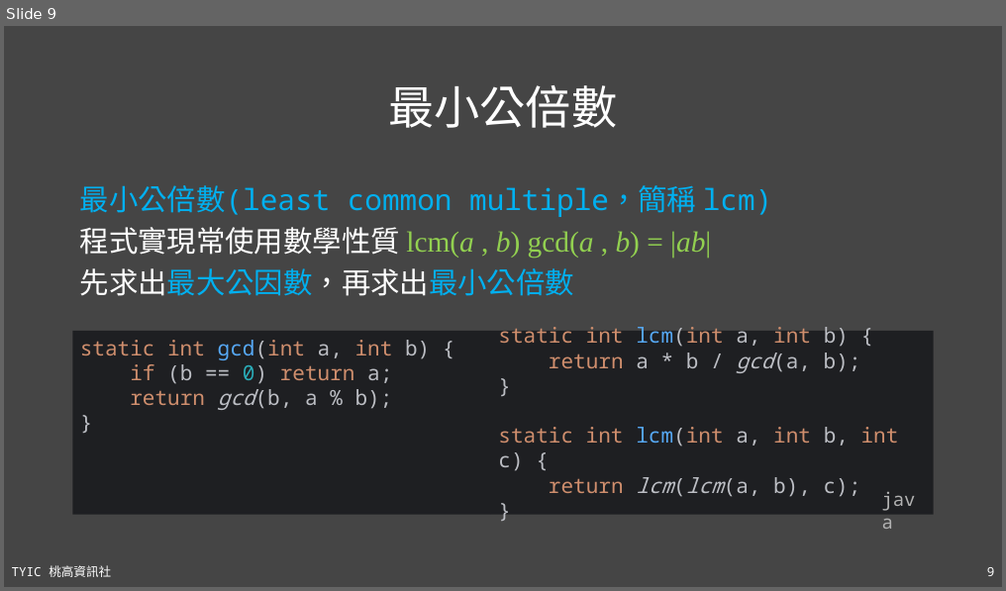
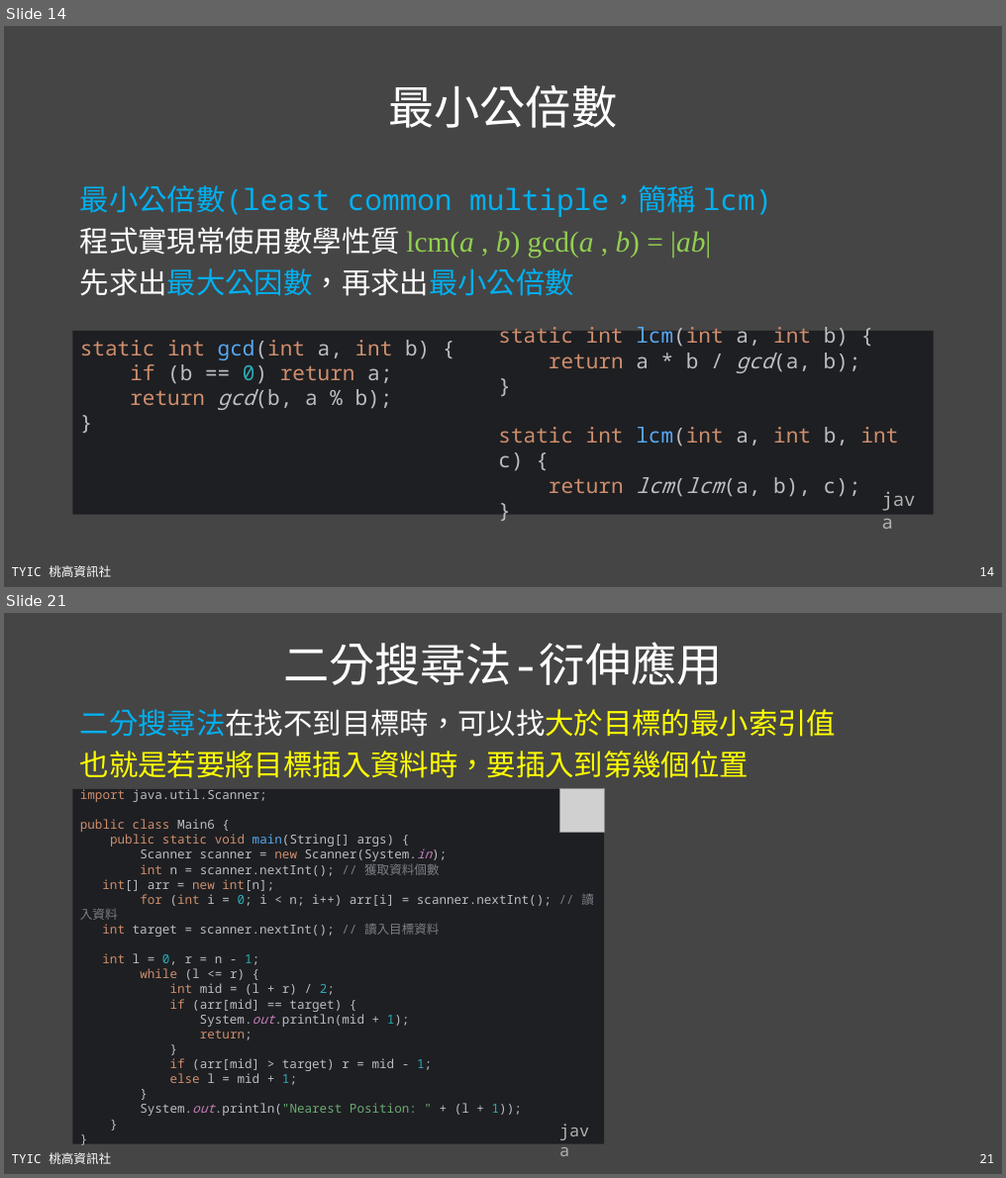
Before and after one commit to TYSHIC/slides, a slide deck: ppt/90_基礎資料結構與演算法.pptx. Shown one above the other, each under a label of ours: slide 9 before the commit, slides 14 and 21 after it; the slides between them are not shown. The pictures are 1006x591 and 1006x1178 pixels, drawn with LibreOffice and Linux fonts; fonts in the diff are those of the drawing; grey boxes stand for pictures. Boxes give left, top, right and bottom in pixels: in the first picture for what was removed or moved away, otherwise in the second. Text is boxed around its words. In the diff, an @@ line names an element or a change of style, - is before the commit and + after.

```diff
--- a/ppt/90_基礎資料結構與演算法.pptx
+++ b/ppt/90_基礎資料結構與演算法.pptx
@@ slide 21 added at bbox=[4, 613, 1002, 1174], background #454545; not listed: 2 template elements that a slide beside it also shows @@
@@ title added at bbox=[283, 642, 723, 685], 44 pt, text #FFFFFF @@
+二分搜尋法-衍伸應用
@@ text added at bbox=[80, 709, 836, 778], 28 pt, text #FFFF00 @@
+二分搜尋法在找不到目標時，可以找大於目標的最小索引值
+也就是若要將目標插入資料時，要插入到第幾個位置
@@ rectangle added at bbox=[73, 789, 604, 1145], fill #1E1F22, 12 pt, text #BCBEC4 @@
+import java.util.Scanner;
+public class Main6 {
+public static void main(String[] args) {
+Scanner scanner = new Scanner(System.in);
+int n = scanner.nextInt(); // 獲取資料個數
+int[] arr = new int[n];
+for (int i = 0; i < n; i++) arr[i] = scanner.nextInt(); // 讀入資料
+int target = scanner.nextInt(); // 讀入目標資料
+int l = 0, r = n - 1;
+while (l <= r) {
+int mid = (l + r) / 2;
+if (arr[mid] == target) {
+System.out.println(mid + 1);
+return;
+}
+if (arr[mid] > target) r = mid - 1;
+else l = mid + 1;
+}
+System.out.println("Nearest Position: " + (l + 1));
+}
+}
@@ picture added at bbox=[560, 789, 604, 833] @@
@@ text added at bbox=[552, 1117, 604, 1145], 16 pt, text #B2B2B2 @@
+java
@@ what was slide 9 is now slide 14 @@
@@ page number at bbox=[979, 568, 994, 576]: text changed @@
-9
+14
```
Also in this commit, not shown: 5 slides changed, 8 other slides added, 1 other file.
